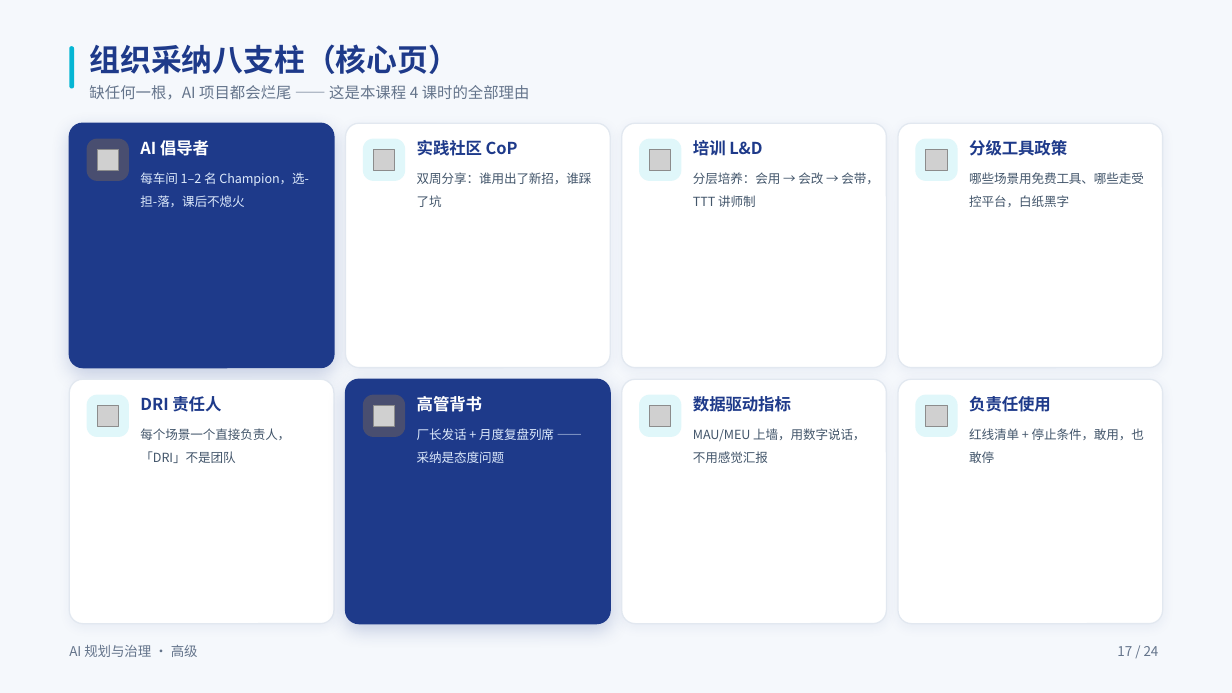
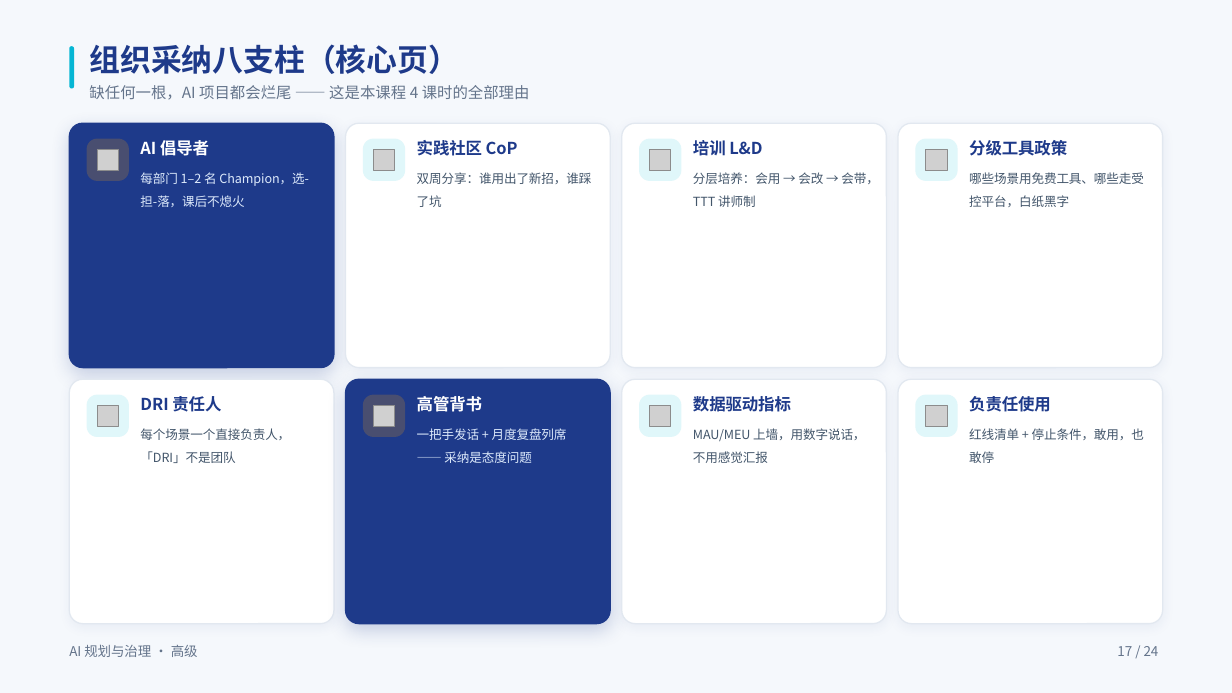
Before and after one commit to swift3000/qiyepinpeixun, a slide deck: slide 17 of 企业AI培训_交付包/高级课程_完整交付包/03_PPT课件/高级_规划层_PPT.pptx. Drawn at 1232x693 pixels with LibreOffice and Linux fonts; fonts in the diff are those of the drawing; grey boxes stand for pictures. Boxes give left, top, right and bottom in pixels: in the first picture for what was removed or moved away, otherwise in the second. Text is boxed around its words. In the diff, an @@ line names an element or a change of style, - is before the commit and + after.

```diff
--- a/企业AI培训_交付包/高级课程_完整交付包/03_PPT课件/高级_规划层_PPT.pptx
+++ b/企业AI培训_交付包/高级课程_完整交付包/03_PPT课件/高级_规划层_PPT.pptx
@@ text at [140,172,309,207]: text changed @@
-每车间 1–2 名 Champion，选-担-落，课后不熄火
+每部门 1–2 名 Champion，选-担-落，课后不熄火
@@ text at [417,428,567,463]: text changed @@
-厂长发话 + 月度复盘列席 —— 采纳是态度问题
+一把手发话 + 月度复盘列席 —— 采纳是态度问题
```
Also in this commit, not shown: 16 other slides changed.
